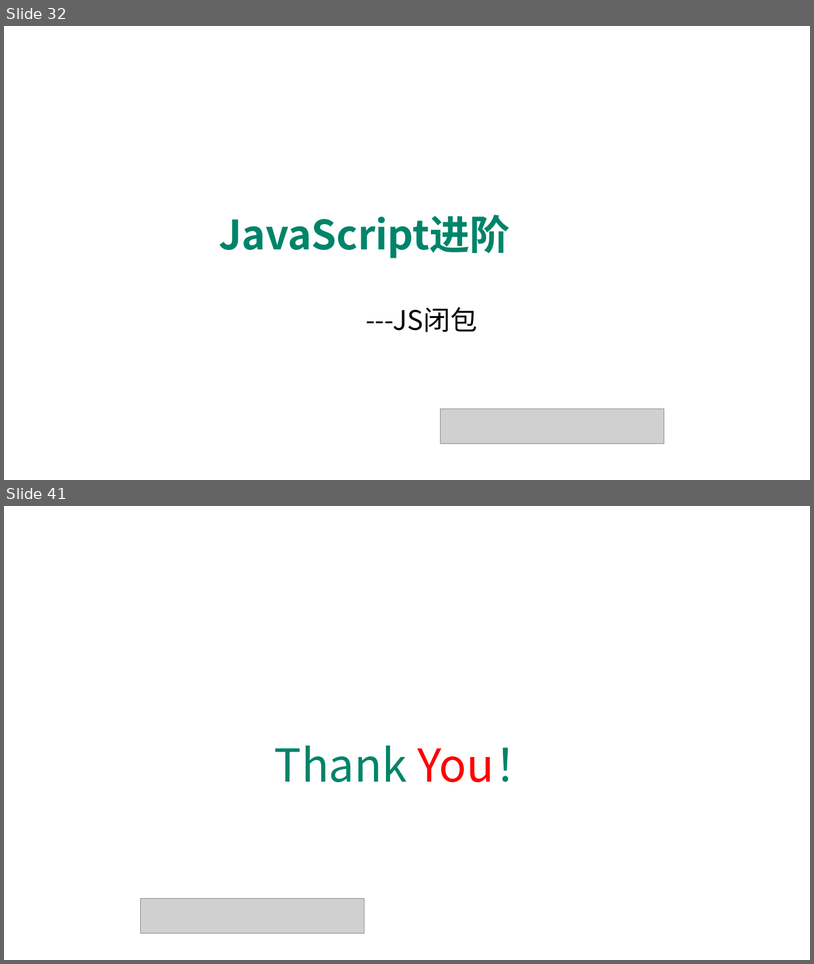
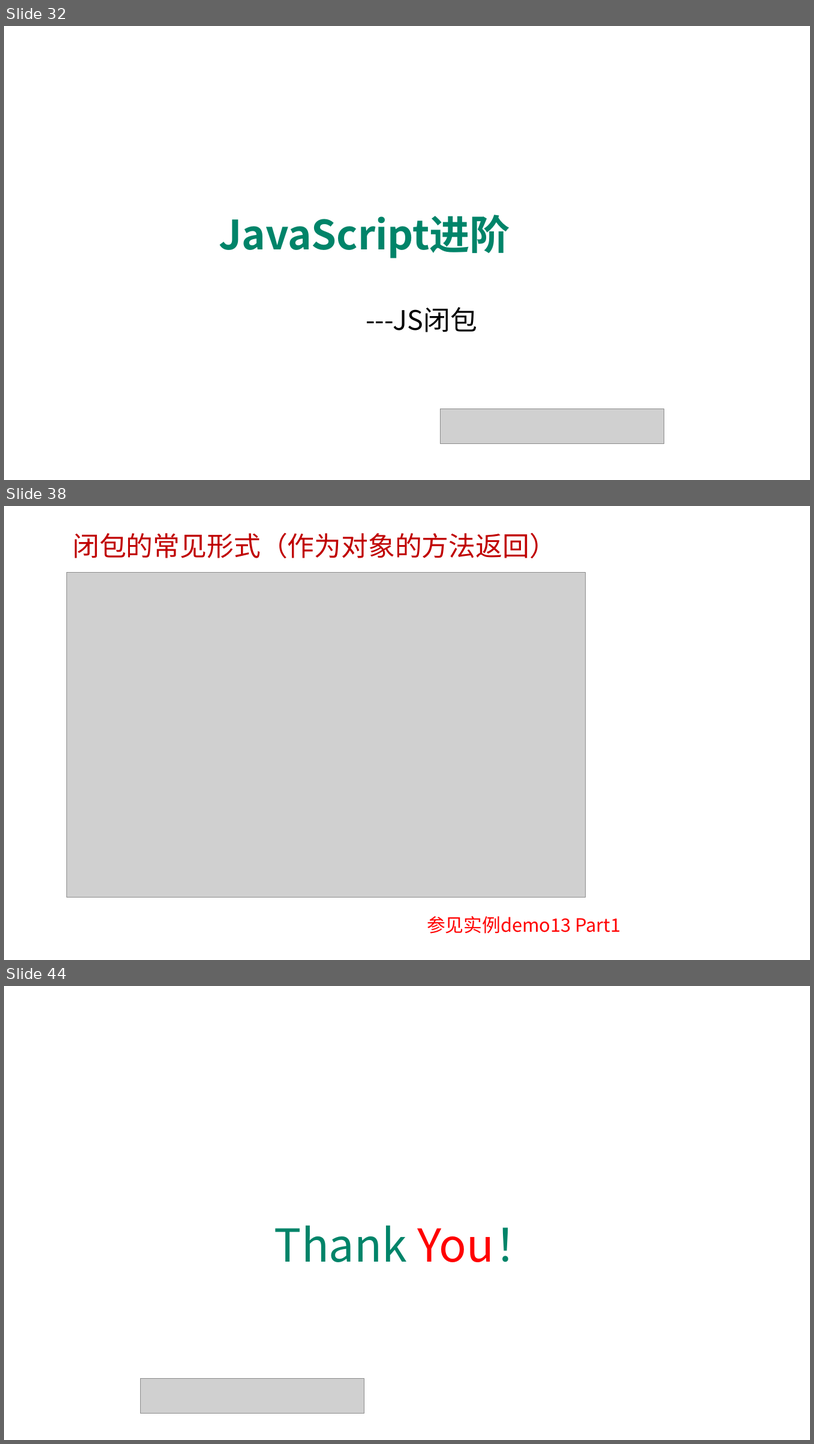
Before and after one commit to edu2act/course-javascript-advanced, a slide deck: 课程PPT/05.JavaScript函数进阶二.pptx. Shown one above the other, each under a label of ours: slides 32 and 41 before the commit, slides 32, 38 and 44 after it; the slides between them are not shown. The pictures are 814x964 and 814x1444 pixels, drawn with LibreOffice and Linux fonts; fonts in the diff are those of the drawing; grey boxes stand for pictures; background and template pictures are left out. Boxes give left, top, right and bottom in pixels: in the first picture for what was removed or moved away, otherwise in the second. Text is boxed around its words. In the diff, an @@ line names an element or a change of style, - is before the commit and + after.

```diff
--- a/课程PPT/05.JavaScript函数进阶二.pptx
+++ b/课程PPT/05.JavaScript函数进阶二.pptx
@@ slide 38 added at (x1=4, y1=506, x2=810, y2=960), background picture (left out) @@
@@ text added at (x1=72, y1=532, x2=557, y2=558), 32 pt, text #C00000 @@
+闭包的常见形式（作为对象的方法返回）
@@ picture added at (x1=67, y1=573, x2=586, y2=897) @@
@@ text added at (x1=427, y1=916, x2=621, y2=933), 22 pt, text #FF0000 @@
+参见实例demo13 Part1
@@ what was slide 41 is now slide 44 @@
```
Also in this commit, not shown: 7 slides changed, 4 other slides added, 15 slides removed, 8 other files.
